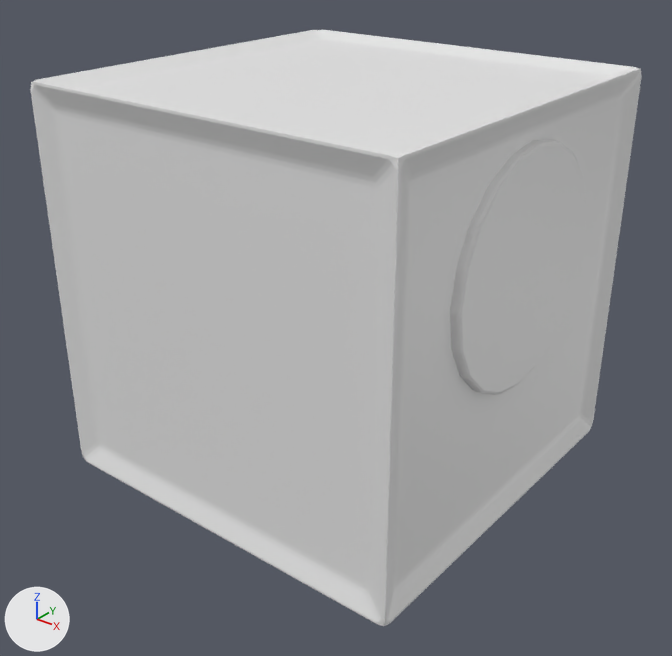
The glTF model assets/models/engine_electric.glb: old version first, new version second.
Both versions are drawn from a 50 mm camera at (1.332, -1.702, 0.901) aimed at (0.019, -0.061, -0.116). The axes (+X, +Y, +Z) are drawn at lower left. The lights are the same throughout. The first picture is the older version. Vertices at exactly the same position are counted once.

In view in the first picture: 'engine_electric'.
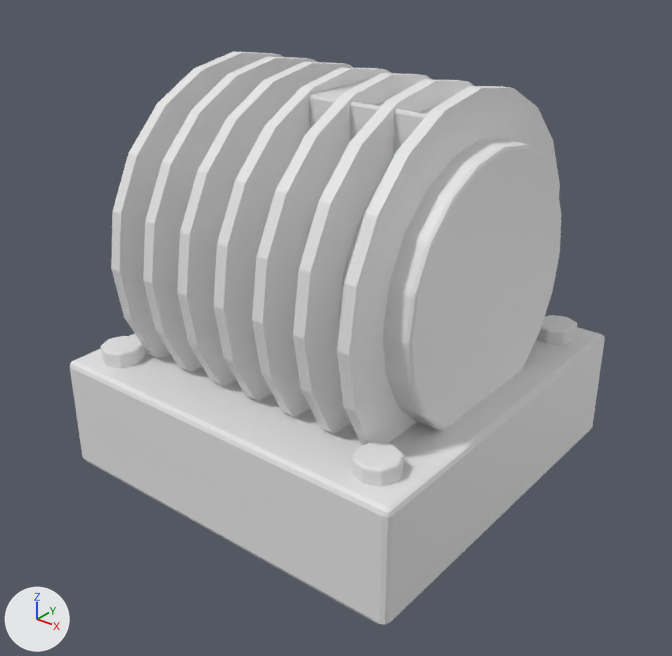
Pixel boxes (x1, y1, x2, y2) of what changed, in the pictures (672 x 656 px):
'engine_electric', reshaped (13% narrower): before (30, 30, 642, 626); after (70, 51, 605, 625)
part 1 of me_engine_electric, added: after (111, 51, 283, 359)
part 2 of me_engine_electric, added: after (143, 56, 317, 372)
part 3 of me_engine_electric, added: after (177, 62, 354, 386)
part 4 of me_engine_electric, added: after (213, 67, 391, 401)
part 5 of me_engine_electric, added: after (252, 73, 432, 417)
part 6 of me_engine_electric, added: after (293, 79, 474, 434)
part 7 of me_engine_electric, added: after (337, 86, 560, 445)
part 8 of me_engine_electric, rebuilt: before (450, 139, 587, 394); after (339, 139, 561, 430)
part 9 of me_engine_electric, rebuilt: before (30, 30, 642, 626); after (70, 327, 605, 625)
part 10 of me_engine_electric, added: after (100, 336, 145, 368)
part 11 of me_engine_electric, added: after (352, 442, 404, 487)
part 12 of me_engine_electric, added: after (537, 315, 577, 346)
part 13 of me_engine_electric, added: after (309, 80, 433, 157)

The change, as a list of edits to the scene's bpy script:
```text
Change me_engine_electric:
    used by ob_engine_electric; location = (0.0, 0.0, 0.0)
    remove me_engine_electric.from_pydata(...)  # 552 vertices, 1096 faces; spans x -0.5..0.5, y -0.497..0.497, z -0.497..0.497
    add me_engine_electric.from_pydata(...)  # 1544 vertices, 3028 faces; spans x -0.5..0.5, y -0.5..0.5, z -0.497..0.51
    me_engine_electric part 1: a new loose piece, a 20-sided cylinder along x spanning x -0.355..-0.325, y -0.44..0.44, z -0.37..0.51
    me_engine_electric part 2: a new loose piece, a 20-sided cylinder along x spanning x -0.242..-0.212, y -0.44..0.44, z -0.37..0.51
    me_engine_electric part 3: a new loose piece, a 20-sided cylinder along x spanning x -0.128..-0.098, y -0.44..0.44, z -0.37..0.51
    me_engine_electric part 4: a new loose piece, a 20-sided cylinder along x spanning x -0.015..0.015, y -0.44..0.44, z -0.37..0.51
    me_engine_electric part 5: a new loose piece, a 20-sided cylinder along x spanning x 0.098..0.128, y -0.44..0.44, z -0.37..0.51
    me_engine_electric part 6: a new loose piece, a 20-sided cylinder along x spanning x 0.212..0.242, y -0.44..0.44, z -0.37..0.51
    me_engine_electric part 7: a new loose piece, a 20-sided cylinder along x spanning x 0.325..0.355, y -0.44..0.44, z -0.37..0.51
    me_engine_electric part 8: the loose piece of 280 vertices spanning x -0.5..0.5, y -0.279..0.279, z -0.139..0.419 is rebuilt with 280 vertices and now spans x -0.42..0.42, y -0.329..0.329, z -0.259..0.399
    me_engine_electric part 9: the loose piece of 272 vertices spanning x -0.497..0.497, y -0.497..0.497, z -0.497..0.497 is rebuilt with 92 vertices and now spans x -0.5..0.5, y -0.5..0.5, z -0.497..-0.2
    me_engine_electric part 10: a new loose piece of 112 vertices spanning x -0.454..-0.346, y -0.454..-0.346, z -0.22..-0.16
    me_engine_electric part 11: a new loose piece of 112 vertices spanning x 0.346..0.454, y -0.454..-0.346, z -0.22..-0.16
    me_engine_electric part 12: a new loose piece of 112 vertices spanning x 0.346..0.454, y 0.346..0.454, z -0.22..-0.16
    me_engine_electric part 13: a new loose piece of 92 vertices spanning x 0.01..0.35, y -0.15..0.15, z 0.32..0.476
    other edits to the shape of me_engine_electric do not show in these pictures
```
